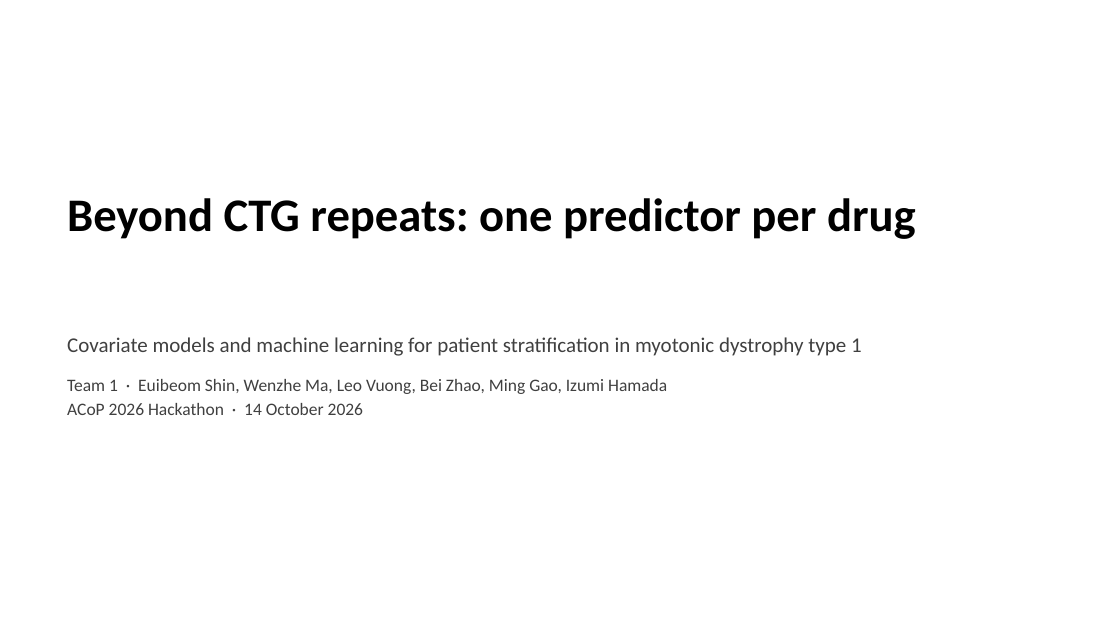
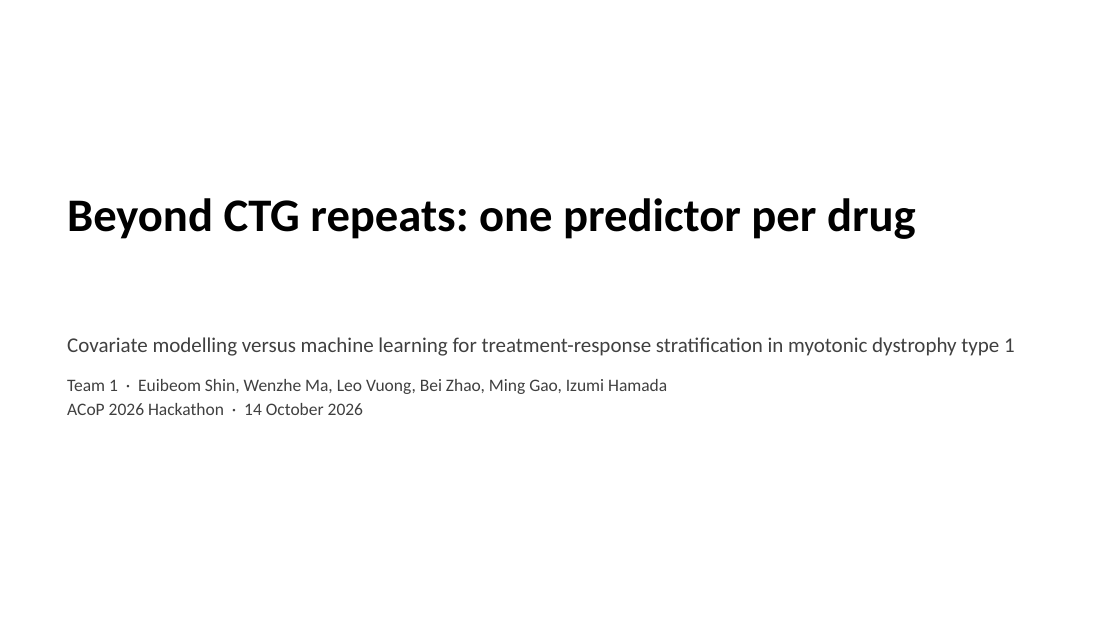
Before and after one commit to euibeom135-cell/acop2026-hackathon-team1, a slide deck: slide 1 of slides/Team1_DM1_slides.pptx. Drawn at 1120x630 pixels with LibreOffice and Linux fonts; fonts in the diff are those of the drawing. Boxes give left, top, right and bottom in pixels: in the first picture for what was removed or moved away, otherwise in the second. Text is boxed around its words. In the diff, an @@ line names an element or a change of style, - is before the commit and + after.

```diff
--- a/slides/Team1_DM1_slides.pptx
+++ b/slides/Team1_DM1_slides.pptx
@@ text at [67, 337, 1015, 356]: text changed @@
-Covariate models and machine learning for patient stratification in myotonic dystrophy type 1
+Covariate modelling versus machine learning for treatment-response stratification in myotonic dystrophy type 1
```
Also in this commit, not shown: 8 other slides changed.
